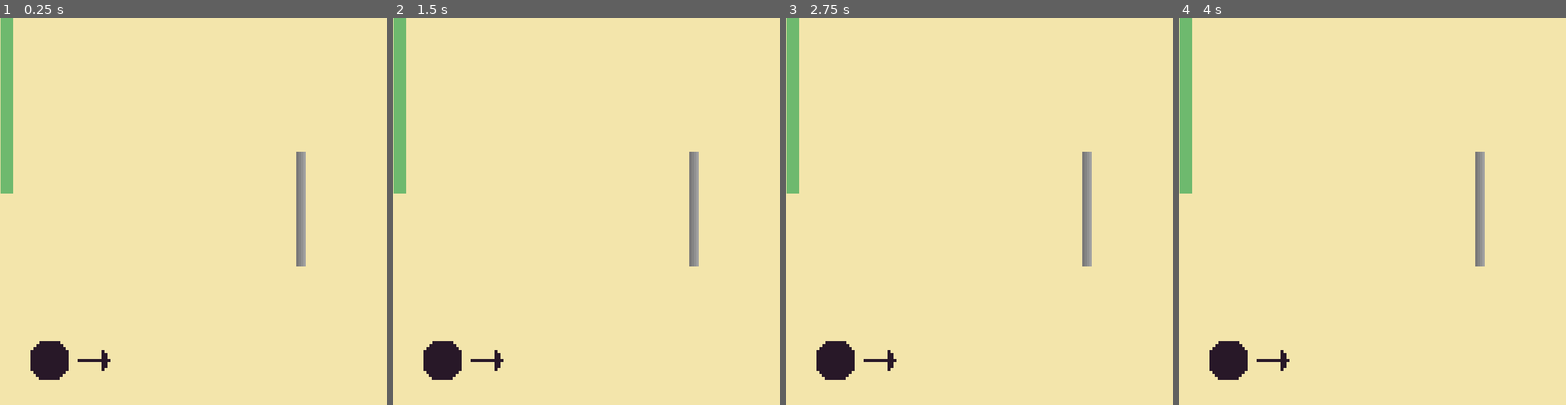
Above: before the commit, frames 1-4 (left to right).
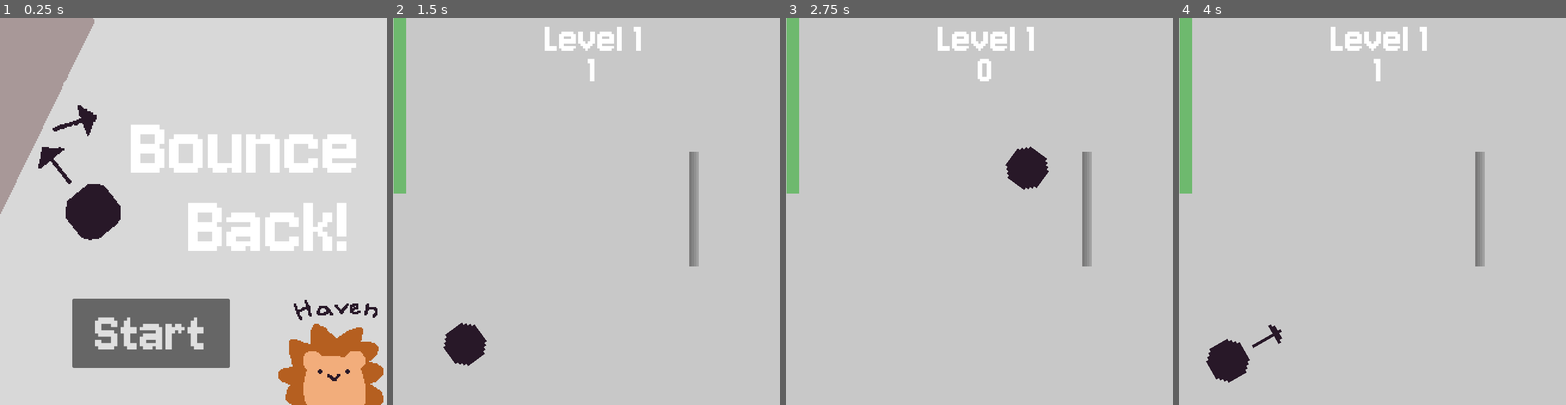
Above: after the commit, the same moments.

Repository: BeeeY/Haven-Bounce-Back
Game: Godot game, scene res://main.tscn
The game is run twice, just before and just after one commit, with the same random seed, the same clock (stepped at 60 frames per second) and the same inputs.
Inputs (mouse positions are in pixels of both pictures, inside the frame that each line leads up to):
- Up to frame 1 (0.25 s): no input
- Up to frame 2 (1.5 s): click (543, 331) at 0.5 s, where only the run after the commit has a clickable "Start"; tap Enter at 1.25 s; move the mouse to (671, 192) at 1.27 s; hold Right from 1.28 s (still down); click (671, 192) at 1.35 s
- Up to frame 3 (2.75 s): move the mouse to (902, 230) at 2.02 s; release Right at 2.03 s; hold Down from 2.03 s (still down); tap Alt at 2.1 s
- Up to frame 4 (4 s): move the mouse to (1411, 126) at 2.77 s; release Down at 2.78 s; hold Right 2.78-3.53 s; tap Shift at 2.85 s; move the mouse to (1353, 288) at 3.52 s; hold Up from 3.53 s (still down); click (1353, 288) at 3.6 s

The runs differ from the first frame. In frame 1, 100% of the frame differs, in the area x 0-100%, y 0-100%; in frame 2, 98%; in frame 3, 98%; in frame 4, 97%.

Commit message:
sound effect

Diff:
--- a/hud.tscn
+++ b/hud.tscn
@@ -62,15 +62,15 @@
 horizontal_alignment = 1
 
 [node name="ColorRect" type="ColorRect" parent="." unique_id=525834925]
-offset_right = 40.0
-offset_bottom = 40.0
+offset_right = 648.0
+offset_bottom = 648.0
 color = Color(0.78352344, 0.7835234, 0.7835234, 1)
 
 [node name="Thanks" type="Label" parent="." unique_id=2100685584]
-offset_left = 3.0
-offset_top = 214.0
-offset_right = 657.0
-offset_bottom = 489.0
+offset_left = 7.0
+offset_top = 193.0
+offset_right = 661.0
+offset_bottom = 468.0
 theme = ExtResource("2_8sq4i")
 theme_override_font_sizes/font_size = 126
 text = "Thanks for
--- a/main.gd
+++ b/main.gd
@@ -12,7 +12,6 @@
 func _ready() -> void:
 	$hud.bounces = 1
 	$Ball.bounces = 1
-	$ColorRect.color = ("#F3E5AB")
 	update_bounces.emit()
 
 	$Level2.collision_enabled = false
@@ -98,3 +97,7 @@
 func _on_area_2d_4_body_shape_entered(body_rid: RID, body: Node2D, body_shape_index: int, local_shape_index: int) -> void:
 		if body.is_in_group("ball"):
 			_on_ball_start_over()
+
+
+func _on_ball_bounced() -> void:
+	$AudioStreamPlayer2.play()
--- a/main.tscn
+++ b/main.tscn
@@ -7,6 +7,7 @@
 [ext_resource type="Texture2D" uid="uid://b0ihloqxonmr1" path="res://assets/tiles1.png" id="5_272bh"]
 [ext_resource type="Texture2D" uid="uid://cp2bkw4hu3610" path="res://assets/tiles2.png" id="6_5vw27"]
 [ext_resource type="AudioStream" uid="uid://cp3smqhc4jswu" path="res://assets/Matilda's Song But 44 time.wav" id="7_272bh"]
+[ext_resource type="AudioStream" uid="uid://iasu7xvcrhom" path="res://assets/sound.wav" id="8_5vw27"]
 
 [sub_resource type="RectangleShape2D" id="RectangleShape2D_glgfw"]
 size = Vector2(20, 294)
@@ -53,7 +54,6 @@
 color = Color(0.78352344, 0.78352344, 0.78352326, 1)
 
 [node name="hud" parent="." unique_id=535866903 instance=ExtResource("1_0xm2m")]
-visible = false
 
 [node name="Ball" parent="." unique_id=1289465530 groups=["ball"] instance=ExtResource("2_h2yge")]
 position = Vector2(83, 574)
@@ -128,10 +128,14 @@
 stream = ExtResource("7_272bh")
 autoplay = true
 
+[node name="AudioStreamPlayer2" type="AudioStreamPlayer" parent="." unique_id=187954630]
+stream = ExtResource("8_5vw27")
+
 [connection signal="game_over" from="." to="hud" method="_on_main_game_over"]
 [connection signal="next" from="." to="hud" method="_on_main_next"]
 [connection signal="update_bounces" from="." to="hud" method="_on_main_update_bounces"]
 [connection signal="start_game" from="hud" to="." method="_on_hud_start_game"]
+[connection signal="bounced" from="Ball" to="." method="_on_ball_bounced"]
 [connection signal="bounced" from="Ball" to="hud" method="_on_ball_bounced"]
 [connection signal="start_over" from="Ball" to="." method="_on_ball_start_over"]
 [connection signal="body_entered" from="Finish" to="." method="_on_finish_body_entered"]
Not shown, added: export_presets.cfg
